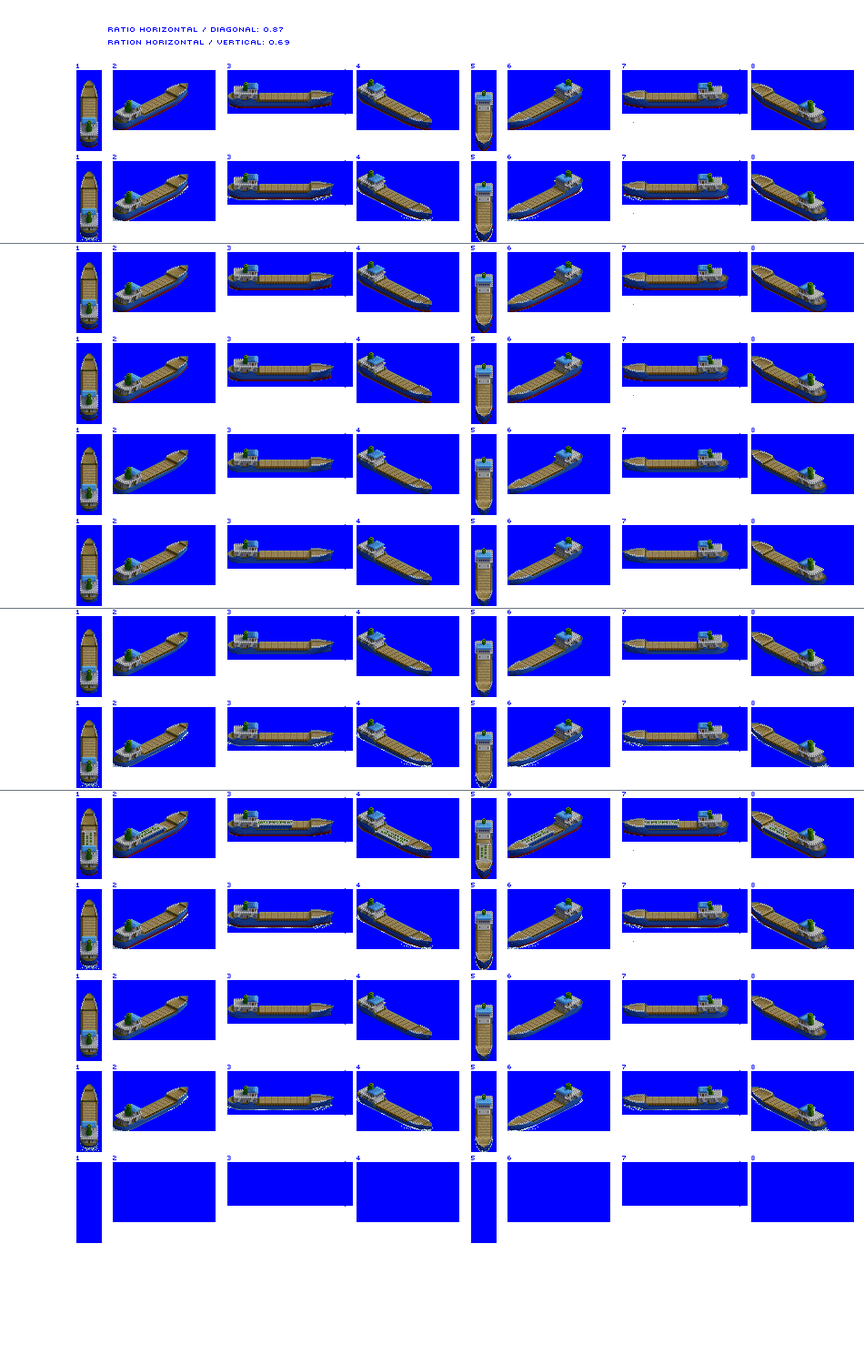
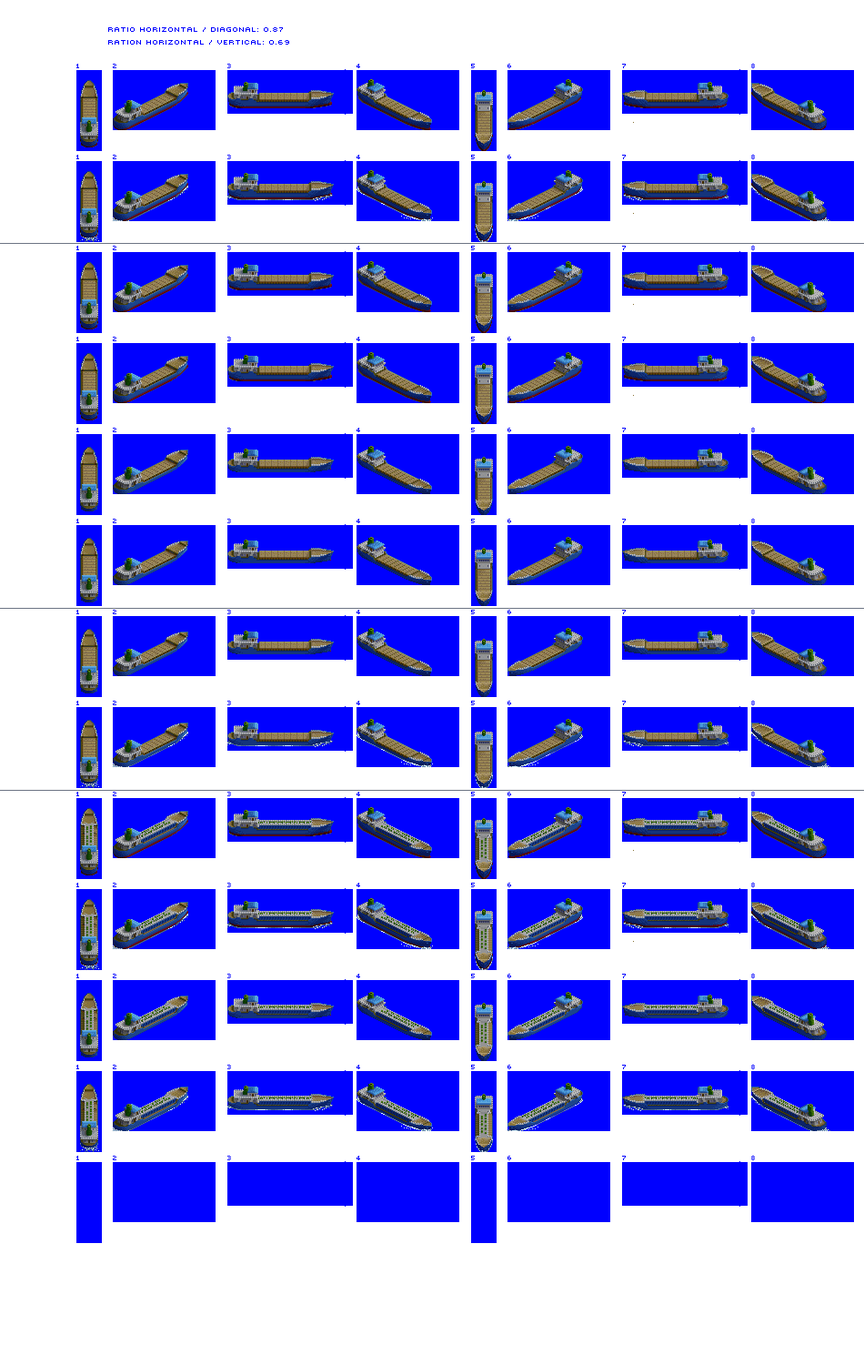
Layers edited between the first and the second (864, 1365) image:
moved "prop / bow wash" above "tanker" over left=80, top=816, right=800, bottom=1140
painted on "tanker" over left=80, top=816, right=800, bottom=1140
